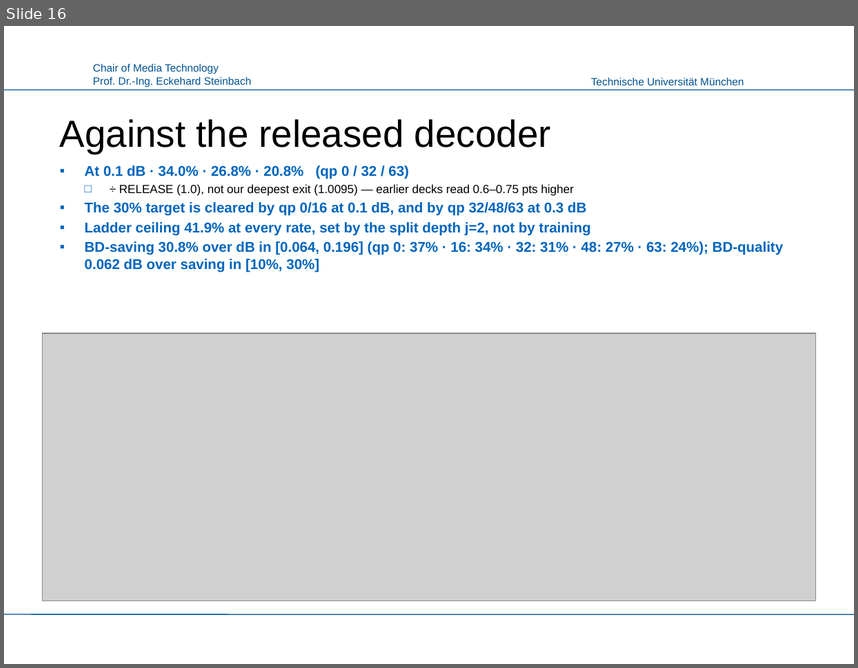
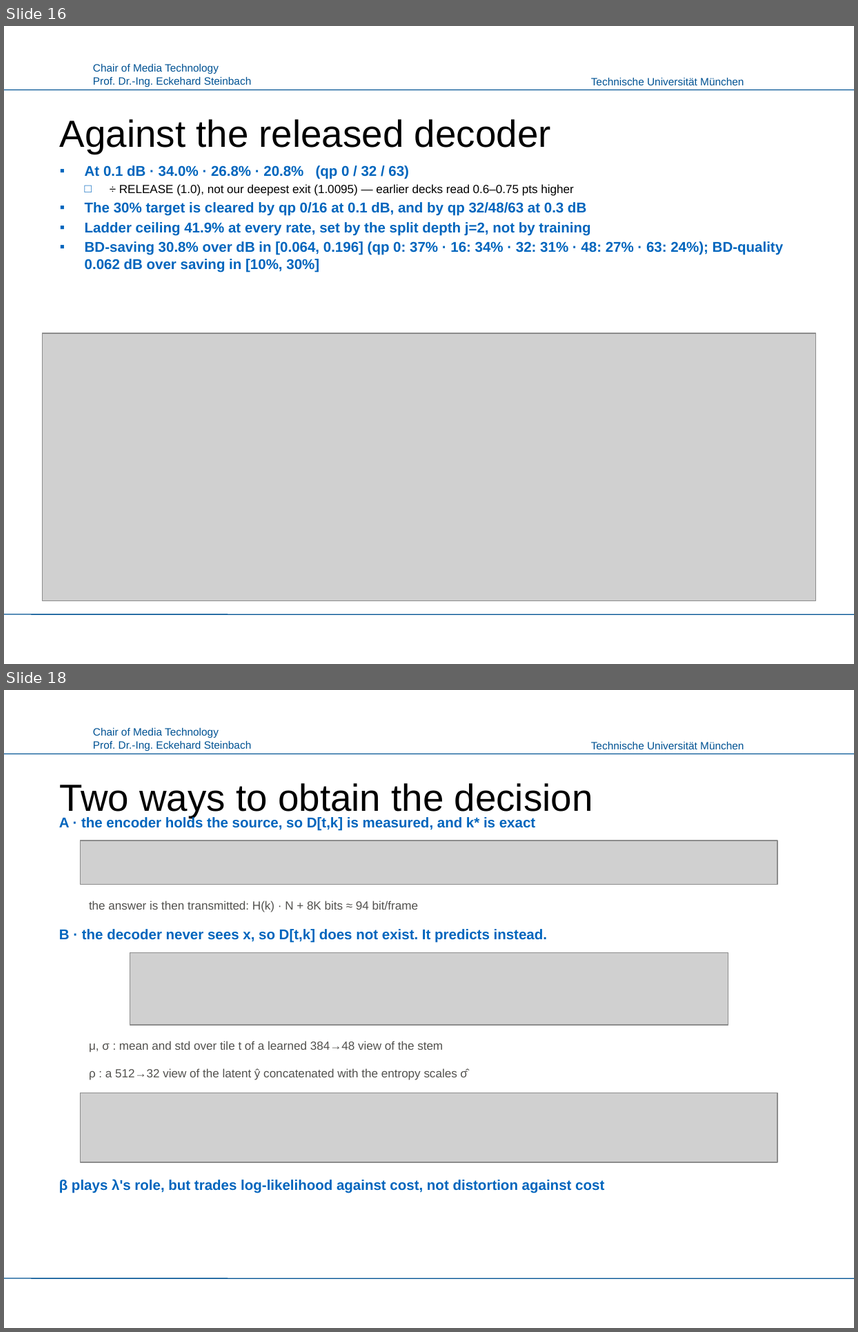
Before and after one commit to canerim/FLEX-FLOP, a slide deck: paper/FLEX-UF_LMT.pptx. Shown one above the other, each under a label of ours: slide 16 before the commit, slides 16 and 18 after it; the slides between them are not shown. The pictures are 858x668 and 858x1332 pixels, drawn with LibreOffice and Linux fonts; fonts in the diff are those of the drawing; grey boxes stand for pictures; background and template pictures are left out. Boxes give left, top, right and bottom in pixels: in the first picture for what was removed or moved away, otherwise in the second. Text is boxed around its words. In the diff, an @@ line names an element or a change of style, - is before the commit and + after.

Commit message:
Router mathematics, typeset; deck to 26 slides; PDF alongside
python-pptx has no equation support, so 'argmin_k' written into a text box
is a transcription of a formula, not one. scripts/formula.py renders through
matplotlib's mathtext -- the same typesetting rules LaTeX uses -- and the
result drops into a slide as a picture, cached on a hash so rebuilds are
free.

Three slides carry the routing argument as mathematics:

- the allocation problem and its Lagrangian relaxation, which is what makes
  it decouple over tiles at all;
- the two ways to obtain D[t,k]: measured against the source at the encoder,
  or predicted at the decoder from the stem, the latent and the entropy
  scales -- with beta standing in for lambda on a different scale, trading
  log-likelihood against cost rather than distortion against cost;
- the router's objective (cost-sensitive CE to the oracle plus regret) and
  the loss-free balancing bias, nudged by usage toward the ORACLE's mix
  rather than toward uniform, because these exits are not interchangeable
  experts.

mathtext rejects \le, \bigl, \tfrac and \underbrace; each was replaced
rather than left to fail silently at build time. Textbox paragraphs inherit
the layout alignment, so the prose came out right-aligned and reading as
captions drifting off their equations -- set to LEFT explicitly.

PDF regenerated from the pptx via LibreOffice and committed beside it.

```diff
--- a/paper/FLEX-UF_LMT.pptx
+++ b/paper/FLEX-UF_LMT.pptx
@@ slide 18 added at (4,690,854,1328), background #FFFFFF; not listed: 4 template elements that a slide beside it also shows @@
@@ title added at (60,783,593,818), 32 pt, text #000000 @@
+Two ways to obtain the decision
@@ text added at (59,816,535,831), 12 pt, text #0065BD, bold @@
+A · the encoder holds the source, so D[t,k] is measured, and k* is exact
@@ picture added at (81,840,777,885) @@
@@ text added at (89,900,418,912), 10 pt, text #52514E @@
+the answer is then transmitted: H(k) · N + 8K bits ≈ 94 bit/frame
@@ text added at (59,929,547,943), 12 pt, text #0065BD, bold @@
+B · the decoder never sees x, so D[t,k] does not exist. It predicts instead.
@@ picture added at (130,953,728,1025) @@
@@ text added at (89,1041,443,1052), 10 pt, text #52514E @@
+μ, σ : mean and std over tile t of a learned 384→48 view of the stem
@@ text added at (89,1068,468,1080), 10 pt, text #52514E @@
+ρ : a 512→32 view of the latent ŷ concatenated with the entropy scales σ̂
@@ picture added at (81,1093,777,1163) @@
@@ text added at (59,1179,604,1193), 12 pt, text #0065BD, bold @@
+β plays λ's role, but trades log-likelihood against cost, not distortion against cost
```
Also in this commit, not shown: 1 slide changed, 2 other slides added, 17 other files.
